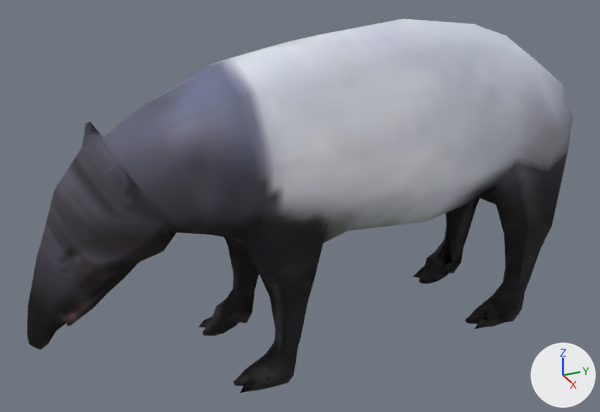
A saved change to the Blender file animals(stub)/tapir/tapir.blend.
One viewpoint serves both versions: a 50 mm camera at (5.19, -2.5, 3.79) aimed at (-0.02, -0.16, 1.18). Lighting does not change. The marker at lower right points along +X, +Y and +Z. The picture after the commit comes second.

Names of what the first picture shows: 'Cerchio'.
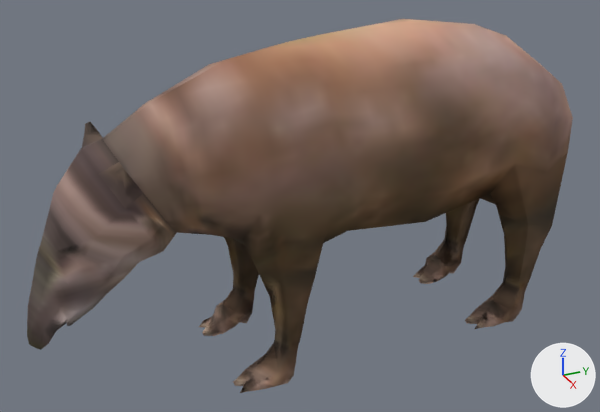
What differs and where, as boxes [x1, y1, x2, y2] in the pictures (600 x 412 px):
'Cerchio', surface changed: [27, 19, 573, 393] in both

Diff of the bpy script that builds the scene:
```diff
--- a/animals(stub)/tapir/tapir.blend.py
+++ b/animals(stub)/tapir/tapir.blend.py
@@ img_tapirus_mountain_png @@
+img_tapirus_mountain_png = load_image('tapirus_mountain.png', 'tapirus_mountain.png', 64, 64, 'sRGB')
@@ mat_material @@
 mat_material = principled_material('Material')
-mat_material.texture = img_tapirus_indicus_png
+mat_material.texture = img_tapirus_mountain_png
 mat_material.roughness = 1.0
```
